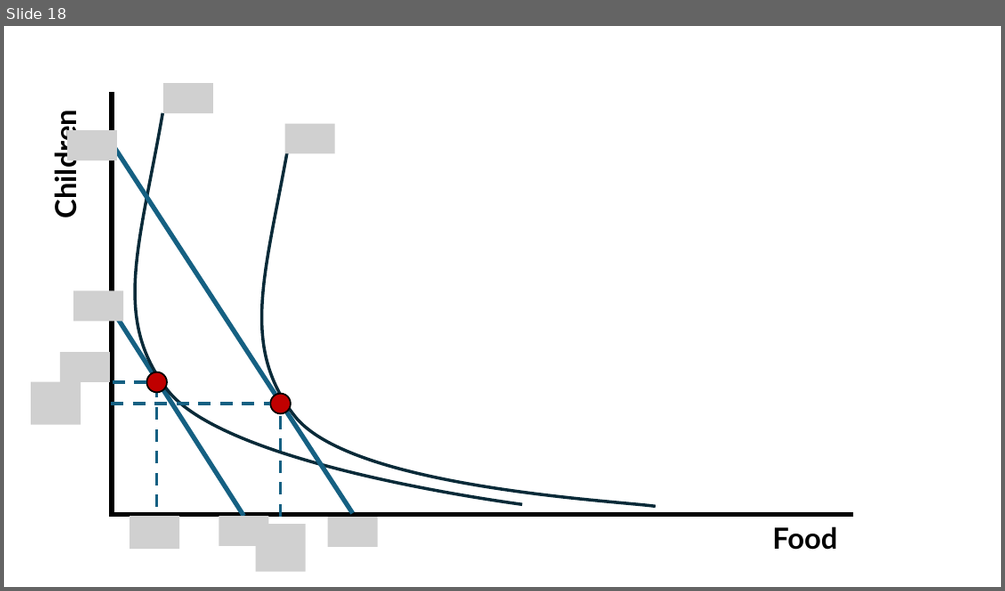
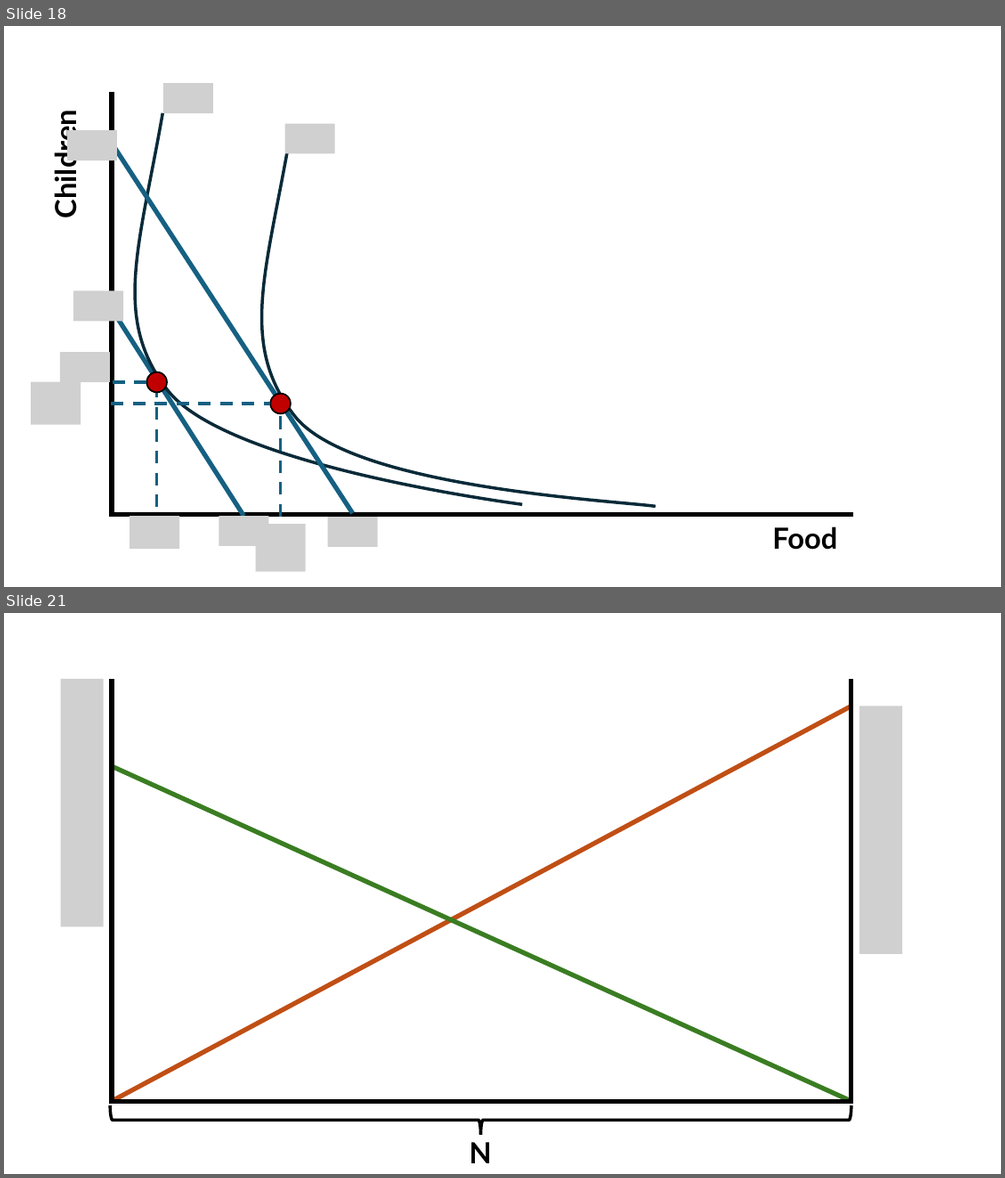
Before and after one commit to jrojas1003/EC-390-Development-Econ, a slide deck: Lectures/graph-maker-pp.pptx. Shown one above the other, each under a label of ours: slide 18 before the commit, slides 18 and 21 after it; the slides between them are not shown. The pictures are 1005x591 and 1005x1178 pixels, drawn with LibreOffice and Linux fonts; fonts in the diff are those of the drawing; grey boxes stand for pictures. Boxes give left, top, right and bottom in pixels: in the first picture for what was removed or moved away, otherwise in the second. Text is boxed around its words. In the diff, an @@ line names an element or a change of style, - is before the commit and + after.

```diff
--- a/Lectures/graph-maker-pp.pptx
+++ b/Lectures/graph-maker-pp.pptx
@@ slide 21 added at bbox=[4, 613, 1001, 1174], background #FFFFFF @@
@@ picture added at bbox=[61, 679, 104, 926] @@
@@ line added from (112, 679) to (112, 1103), #000000 4.5 pt @@
@@ line added from (851, 679) to (851, 1103), #000000 4.5 pt @@
@@ line added from (851, 706) to (112, 1102), #C04F15 4.5 pt @@
@@ picture added at bbox=[860, 706, 903, 955] @@
@@ line added from (112, 766) to (851, 1102), #3B7D23 4.5 pt @@
@@ line added from (853, 1102) to (110, 1102), #000000 4.5 pt @@
@@ right brace added at bbox=[110, 1105, 851, 1135], outline #000000 3 pt @@
@@ text added at bbox=[469, 1142, 492, 1163], 28 pt, text #000000, bold @@
+N
```
Also in this commit, not shown: 6 other slides added.
